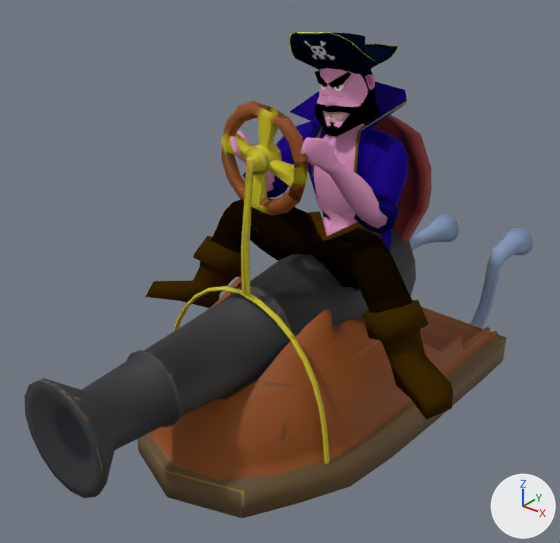
A saved change to the OBJ model assets/Animacion/Pirata/Habilidad/PirataHabilidad_000201.obj.
One viewpoint serves both versions: a 50 mm camera at (8.05, -12.76, 7.09) aimed at (-0.36, -2.25, 0.57). Arrows for +X, +Y and +Z are at lower right; the lights stay in place. Where no turn or scale is listed for an object, it has been applied to the vertices. Vertices at the same position are counted once.

Objects in the first picture: 'Pirata_PirataH', 'carro_pirata_carro_pirata.001'.
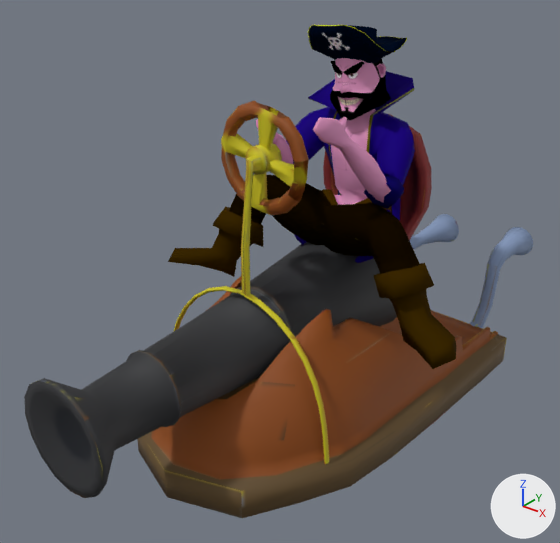
Where the change shows, as pixel boxes [x1, y1, x2, y2] in the pictures (560 x 543 px; the box of a moved part takes in the faces that stretch with it):
'Pirata_PirataH', reshaped (11% shorter)
    before: [146, 32, 453, 420]
    after: [168, 25, 457, 369]
part 1 of me_pirata_piratah, moved or reshaped
    before: [289, 32, 399, 74]
    after: [308, 25, 407, 63]
part 2 of me_pirata_piratah, moved or reshaped
    before: [146, 68, 453, 420]
    after: [168, 58, 457, 369]

Diff of the bpy script that builds the scene:
```diff
--- a/assets/Animacion/Pirata/Habilidad/PirataHabilidad_000201.obj.py
+++ b/assets/Animacion/Pirata/Habilidad/PirataHabilidad_000201.obj.py
@@ me_pirata_piratah @@
 # used by ob_pirata_piratah; location = (0.0, 0.0, 0.0)
-me_pirata_piratah.from_pydata(...)  # 1340 vertices, 1341 faces; spans x -3.35..3.62, y -3.35..0.47, z -0.94..4.98
+me_pirata_piratah.from_pydata(...)  # 1340 vertices, 1341 faces; spans x -3.13..3.39, y -2.84..0.73, z -0.23..5.06
+# me_pirata_piratah part 1: the loose piece of 216 vertices spanning x -1.18..0.82, y -1.58..0.47, z 3.93..4.98 is scaled about its middle by 0.918, then moved by (0.06, 0.35, 0.12)
+# me_pirata_piratah part 2: 1124 of 1340 vertices moved; they spanned x -3.35..3.62, y -3.35..0.44, z -0.94..4.55 and now span x -3.13..3.39, y -2.84..0.71, z -0.23..4.66; mean shift (0.03, 0.39, 0.33); largest move (-3.35, -3.04, -0.59) -> (-3.13, -2.55, 0.1)
 me_pirata_piratah.materials.append(mat_piratamat)
```
